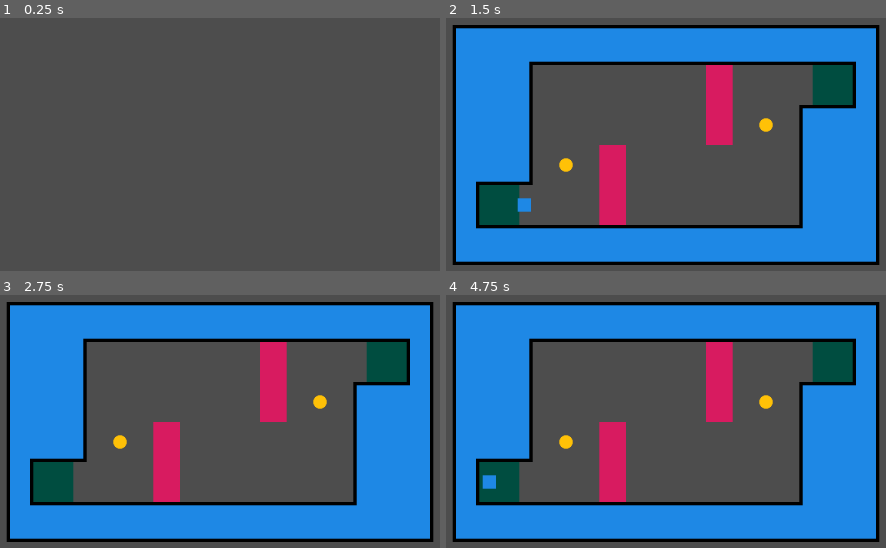
Above: before the commit, frames 1-4 (two rows, left to right).
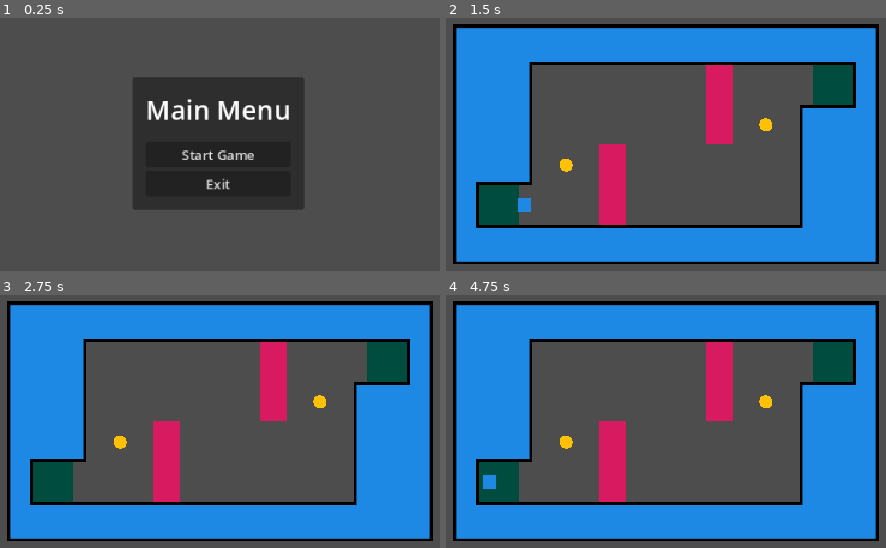
Above: after the commit, the same moments.

Repository: smmmfrd/dodge-and-collect-shapes
Game: Godot game, scene res://index.tscn
The game is run twice, just before and just after one commit, with the same random seed, the same clock (stepped at 60 frames per second) and the same inputs.
Inputs (mouse positions are in pixels of both pictures, inside the frame that each line leads up to):
- Up to frame 1 (0.25 s): no input
- Up to frame 2 (1.5 s): click (666, 154) at 0.5 s, where only the run after the commit has a clickable "Start Game"; tap Enter at 1.25 s; hold Right (ui_right) from 1.28 s (still down)
- Up to frame 3 (2.75 s): tap Space at 2 s; release Right (ui_right) at 2.03 s; hold Down (ui_down) from 2.03 s (still down)
- Up to frame 4 (4.75 s): tap Enter at 2.75 s; release Down (ui_down) at 2.78 s; hold Right (ui_right) 2.78-3.53 s; hold Up (ui_up) 3.53-4.28 s; tap Space at 4.25 s; hold Left (ui_left) from 4.28 s (still down)

The runs differ from the first frame. In frame 1, 20% of the frame differs, in the area x 30-69%, y 23-76%; in frame 2, 3.3%; in frame 3, 3.3%; in frame 4, 3.3%.

Commit message:
Main and Game Over menus. Refactored Entities
Main and game over menus now included, game can be played forever. Also included directory for level entities, got rid of the level script, and decided on a satisfactory UI system for this game.

Diff:
--- a/collect.tscn
+++ b/Entities/collect.tscn
@@ -1,10 +1,9 @@
 [gd_scene load_steps=4 format=3 uid="uid://bgyjfbyenmo6"]
 
 [ext_resource type="PackedScene" uid="uid://beskof5wn247v" path="res://Assets/shape_sprite.tscn" id="1_5gp5l"]
-[ext_resource type="Script" uid="uid://okjvbcfjfcrg" path="res://collect.gd" id="1_d1qwf"]
+[ext_resource type="Script" uid="uid://okjvbcfjfcrg" path="res://Entities/collect.gd" id="1_d1qwf"]
 
 [sub_resource type="CircleShape2D" id="CircleShape2D_5gp5l"]
-radius = 8.0
 
 [node name="Collect" type="Area2D"]
 collision_layer = 8
--- a/finish_zone.tscn
+++ b/Entities/finish_zone.tscn
@@ -1,7 +1,7 @@
 [gd_scene load_steps=4 format=3 uid="uid://bygmdvgn6hvx3"]
 
 [ext_resource type="PackedScene" uid="uid://beskof5wn247v" path="res://Assets/shape_sprite.tscn" id="1_jmh4b"]
-[ext_resource type="Script" uid="uid://bce6aymmxerlm" path="res://finish_zone.gd" id="1_qtehk"]
+[ext_resource type="Script" uid="uid://bce6aymmxerlm" path="res://Entities/finish_zone.gd" id="1_qtehk"]
 
 [sub_resource type="RectangleShape2D" id="RectangleShape2D_jmh4b"]
 size = Vector2(16, 16)
--- a/Levels/level_1.tscn
+++ b/Levels/Level Scenes/level_1.tscn
@@ -1,10 +1,10 @@
 [gd_scene load_steps=7 format=4 uid="uid://o254v1dnafw1"]
 
-[ext_resource type="Script" uid="uid://dc1bmjeu2073o" path="res://level.gd" id="1_rfktq"]
+[ext_resource type="Script" uid="uid://dc1bmjeu2073o" path="res://Levels/level.gd" id="1_rfktq"]
 [ext_resource type="PackedScene" uid="uid://br38htnyqukg2" path="res://walls.tscn" id="3_77x7w"]
 [ext_resource type="PackedScene" uid="uid://oorgdakvlffk" path="res://Damage/damage_area.tscn" id="4_xoyoh"]
-[ext_resource type="PackedScene" uid="uid://bgyjfbyenmo6" path="res://collect.tscn" id="5_f4pg2"]
-[ext_resource type="PackedScene" uid="uid://bygmdvgn6hvx3" path="res://finish_zone.tscn" id="6_62b6n"]
+[ext_resource type="PackedScene" uid="uid://bgyjfbyenmo6" path="res://Entities/collect.tscn" id="5_f4pg2"]
+[ext_resource type="PackedScene" uid="uid://bygmdvgn6hvx3" path="res://Entities/finish_zone.tscn" id="6_62b6n"]
 [ext_resource type="PackedScene" uid="uid://c63t7c156cjrd" path="res://Player/player_spawn.tscn" id="6_rfktq"]
 
 [node name="Level 1" type="Node2D"]
--- a/Levels/level_2.tscn
+++ b/Levels/Level Scenes/level_2.tscn
@@ -1,10 +1,10 @@
 [gd_scene load_steps=7 format=4 uid="uid://doecjw10xo06f"]
 
-[ext_resource type="Script" uid="uid://dc1bmjeu2073o" path="res://level.gd" id="1_bcgyv"]
+[ext_resource type="Script" uid="uid://dc1bmjeu2073o" path="res://Levels/level.gd" id="1_bcgyv"]
 [ext_resource type="PackedScene" uid="uid://c63t7c156cjrd" path="res://Player/player_spawn.tscn" id="2_fbld2"]
 [ext_resource type="PackedScene" uid="uid://br38htnyqukg2" path="res://walls.tscn" id="3_s275v"]
-[ext_resource type="PackedScene" uid="uid://bgyjfbyenmo6" path="res://collect.tscn" id="4_pml6m"]
-[ext_resource type="PackedScene" uid="uid://bygmdvgn6hvx3" path="res://finish_zone.tscn" id="5_vltsr"]
+[ext_resource type="PackedScene" uid="uid://bgyjfbyenmo6" path="res://Entities/collect.tscn" id="4_pml6m"]
+[ext_resource type="PackedScene" uid="uid://bygmdvgn6hvx3" path="res://Entities/finish_zone.tscn" id="5_vltsr"]
 [ext_resource type="PackedScene" uid="uid://bkhfva50dbdew" path="res://Damage/boomerang_damage.tscn" id="6_s275v"]
 
 [node name="Base Level" type="Node2D"]
--- a/level_holder.gd
+++ b/Levels/level_holder.gd
@@ -8,15 +8,13 @@
 	LevelManager.set_level_holder(self)
 
 func next_level() -> bool:
+	# Destroy old level
+	clear_old_level()
+
 	current_level_index += 1
 	if current_level_index >= len(levels):
 		return true
 	print("Loading Level " + str(current_level_index) + ".")
-	# Destroy old level
-	for n in self.get_children():
-		#self.remove_child(n)
-		call_deferred("remove_child", n)
-		n.queue_free()
 
 	# Instantiate next level
 	var temp : Node2D = levels[current_level_index].instantiate()
@@ -28,3 +26,9 @@
 	LevelManager.begin_level()
 
 	return false
+
+func clear_old_level() -> void:
+	for n in self.get_children():
+		#self.remove_child(n)
+		call_deferred("remove_child", n)
+		n.queue_free()
--- a/level_manager.gd
+++ b/Levels/level_manager.gd
@@ -1,4 +1,6 @@
 extends Node
+
+var game_manager : GameManager
 
 var level_holder : LevelHolder
 
@@ -7,12 +9,14 @@
 var coll_count := 0
 var collected_count := 0
 
-func _ready() -> void:
-	get_tree().create_timer(0.5).timeout.connect(start_new_game)
-
+func set_game_manager(manager: GameManager) -> void:
+	game_manager = manager
 
 func start_new_game() -> void:
 	print("Starting new game")
+	# Clear out all old game data!
+	level_holder.current_level_index = -1
+
 	start_next_level()
 
 
@@ -46,6 +50,7 @@
 		return
 
 	print("All levels completed.")
+	game_manager.all_levels_completed()
 
 func begin_level() -> void:
 	await get_tree().create_timer(0.5).timeout
--- a/base_level.tscn
+++ b/base_level.tscn
@@ -1,10 +1,10 @@
 [gd_scene load_steps=6 format=4 uid="uid://cihkbknv77nmd"]
 
-[ext_resource type="Script" uid="uid://dc1bmjeu2073o" path="res://level.gd" id="1_ftfrf"]
+[ext_resource type="Script" uid="uid://dc1bmjeu2073o" path="res://Levels/level.gd" id="1_ftfrf"]
 [ext_resource type="PackedScene" uid="uid://br38htnyqukg2" path="res://walls.tscn" id="2_3o4py"]
-[ext_resource type="PackedScene" uid="uid://bgyjfbyenmo6" path="res://collect.tscn" id="4_3o4py"]
+[ext_resource type="PackedScene" uid="uid://bgyjfbyenmo6" path="res://Entities/collect.tscn" id="4_3o4py"]
 [ext_resource type="PackedScene" uid="uid://c63t7c156cjrd" path="res://Player/player_spawn.tscn" id="6_2elnx"]
-[ext_resource type="PackedScene" uid="uid://bygmdvgn6hvx3" path="res://finish_zone.tscn" id="6_u2wky"]
+[ext_resource type="PackedScene" uid="uid://bygmdvgn6hvx3" path="res://Entities/finish_zone.tscn" id="6_u2wky"]
 
 [node name="Base Level" type="Node2D"]
 script = ExtResource("1_ftfrf")
--- /dev/null
+++ b/game_manager.gd
@@ -0,0 +1,36 @@
+class_name GameManager
+extends Node
+
+# TODO: Game Launched, Paused, Loading
+
+@onready var ui: Control = %UI
+
+@onready var main_menu: PanelContainer = %"Main Menu"
+@onready var game_over: PanelContainer = %"Game Over"
+
+func _ready() -> void:
+	# Introduce ourselves
+	LevelManager.set_game_manager(self)
+	open_menu(main_menu)
+
+func open_menu(menu : Control = null) -> void:
+	for child in ui.get_children():
+		child.visible = false
+
+	if menu == null:
+		return
+	menu.visible = true
+
+func all_levels_completed() -> void:
+	print("okiley dokily")
+	open_menu(game_over)
+
+func _on_start_button_pressed() -> void:
+	print("Begin the game")
+	main_menu.visible = false
+	open_menu()
+	LevelManager.start_new_game()
+
+
+func _on_close_button_pressed() -> void:
+	print("End the game")
--- a/index.tscn
+++ b/index.tscn
@@ -1,10 +1,17 @@
-[gd_scene load_steps=4 format=3 uid="uid://d3urw428w3qyg"]
+[gd_scene load_steps=8 format=3 uid="uid://d3urw428w3qyg"]
 
-[ext_resource type="Script" uid="uid://dlim1mypb23q7" path="res://level_holder.gd" id="1_2gn6w"]
-[ext_resource type="PackedScene" uid="uid://doecjw10xo06f" path="res://Levels/level_2.tscn" id="2_2gn6w"]
-[ext_resource type="PackedScene" uid="uid://o254v1dnafw1" path="res://Levels/level_1.tscn" id="2_mbj17"]
+[ext_resource type="Script" uid="uid://dlim1mypb23q7" path="res://Levels/level_holder.gd" id="1_2gn6w"]
+[ext_resource type="Script" uid="uid://b0u6k84qvfjr6" path="res://game_manager.gd" id="1_ir7so"]
+[ext_resource type="PackedScene" uid="uid://doecjw10xo06f" path="res://Levels/Level Scenes/level_2.tscn" id="2_2gn6w"]
+[ext_resource type="PackedScene" uid="uid://o254v1dnafw1" path="res://Levels/Level Scenes/level_1.tscn" id="2_mbj17"]
+[ext_resource type="Texture2D" uid="uid://dnc5qnbeql5u" path="res://Assets/Kenney/kenney_ui-pack/Vector/Red/button_square_depth_border.svg" id="4_3bfj3"]
+
+[sub_resource type="Theme" id="Theme_fyqef"]
+
+[sub_resource type="Theme" id="Theme_m6e0p"]
 
 [node name="Game Manager" type="Node"]
+script = ExtResource("1_ir7so")
 
 [node name="Main Camera" type="Camera2D" parent="."]
 unique_name_in_owner = true
@@ -12,3 +19,138 @@
 [node name="Level Holder" type="Node2D" parent="."]
 script = ExtResource("1_2gn6w")
 levels = Array[PackedScene]([ExtResource("2_mbj17"), ExtResource("2_2gn6w")])
+
+[node name="CanvasLayer" type="CanvasLayer" parent="."]
+
+[node name="UI" type="Control" parent="CanvasLayer"]
+unique_name_in_owner = true
+layout_mode = 3
+anchors_preset = 15
+anchor_right = 1.0
+anchor_bottom = 1.0
+offset_left = -2.0
+offset_top = -2.0
+offset_right = -2.0
+offset_bottom = -2.0
+grow_horizontal = 2
+grow_vertical = 2
+
+[node name="Main Menu" type="PanelContainer" parent="CanvasLayer/UI"]
+unique_name_in_owner = true
+layout_mode = 1
+anchors_preset = 8
+anchor_left = 0.5
+anchor_top = 0.5
+anchor_right = 0.5
+anchor_bottom = 0.5
+offset_left = -48.0
+offset_top = -45.0
+offset_right = 48.0
+offset_bottom = 45.0
+grow_horizontal = 2
+grow_vertical = 2
+
+[node name="BackGround" type="NinePatchRect" parent="CanvasLayer/UI/Main Menu"]
+texture_filter = 1
+layout_mode = 2
+texture = ExtResource("4_3bfj3")
+region_rect = Rect2(0, 0, 64, 64)
+patch_margin_left = 8
+patch_margin_top = 8
+patch_margin_right = 8
+patch_margin_bottom = 12
+
+[node name="MarginContainer" type="MarginContainer" parent="CanvasLayer/UI/Main Menu"]
+layout_mode = 2
+theme_override_constants/margin_left = 16
+theme_override_constants/margin_top = 16
+theme_override_constants/margin_right = 16
+theme_override_constants/margin_bottom = 16
+
+[node name="VBoxContainer" type="VBoxContainer" parent="CanvasLayer/UI/Main Menu/MarginContainer"]
+layout_mode = 2
+theme_override_constants/separation = 16
+
+[node name="Main Menu Label" type="Label" parent="CanvasLayer/UI/Main Menu/MarginContainer/VBoxContainer"]
+layout_mode = 2
+theme_override_font_sizes/font_size = 32
+text = "Main Menu"
+horizontal_alignment = 1
+vertical_alignment = 1
+
+[node name="Button Container" type="VBoxContainer" parent="CanvasLayer/UI/Main Menu/MarginContainer/VBoxContainer"]
+layout_mode = 2
+theme = SubResource("Theme_fyqef")
+theme_override_constants/separation = 4
+
+[node name="Start Button" type="Button" parent="CanvasLayer/UI/Main Menu/MarginContainer/VBoxContainer/Button Container"]
+layout_mode = 2
+theme = SubResource("Theme_m6e0p")
+text = "Start Game"
+
+[node name="Close Button" type="Button" parent="CanvasLayer/UI/Main Menu/MarginContainer/VBoxContainer/Button Container"]
+layout_mode = 2
+text = "Exit"
+
+[node name="Game Over" type="PanelContainer" parent="CanvasLayer/UI"]
+unique_name_in_owner = true
+visible = false
+layout_mode = 1
+anchors_preset = 8
+anchor_left = 0.5
+anchor_top = 0.5
+anchor_right = 0.5
+anchor_bottom = 0.5
+offset_left = -48.0
+offset_top = -45.0
+offset_right = 48.0
+offset_bottom = 45.0
+grow_horizontal = 2
+grow_vertical = 2
+
+[node name="BackGround" type="NinePatchRect" parent="CanvasLayer/UI/Game Over"]
+texture_filter = 1
+layout_mode = 2
+texture = ExtResource("4_3bfj3")
+region_rect = Rect2(0, 0, 64, 64)
+patch_margin_left = 8
+patch_margin_top = 8
+patch_margin_right = 8
+patch_margin_bottom = 12
+
+[node name="MarginContainer" type="MarginContainer" parent="CanvasLayer/UI/Game Over"]
+layout_mode = 2
+theme_override_constants/margin_left = 16
+theme_override_constants/margin_top = 16
+theme_override_constants/margin_right = 16
+theme_override_constants/margin_bottom = 16
+
+[node name="VBoxContainer" type="VBoxContainer" parent="CanvasLayer/UI/Game Over/MarginContainer"]
+layout_mode = 2
+theme_override_constants/separation = 16
+
+[node name="Main Menu Label" type="Label" parent="CanvasLayer/UI/Game Over/MarginContainer/VBoxContainer"]
+layout_mode = 2
+theme_override_font_sizes/font_size = 32
+text = "Game Over"
+horizontal_alignment = 1
+vertical_alignment = 1
+
+[node name="Button Container" type="VBoxContainer" parent="CanvasLayer/UI/Game Over/MarginContainer/VBoxContainer"]
+layout_mode = 2
+theme = SubResource("Theme_fyqef")
+theme_override_constants/separation = 4
+
+[node name="New Game Button" type="Button" parent="CanvasLayer/UI/Game Over/MarginContainer/VBoxContainer/Button Container"]
+layout_mode = 2
+theme = SubResource("Theme_m6e0p")
+text = "New Game"
+
+[node name="Close Button" type="Button" parent="CanvasLayer/UI/Game Over/MarginContainer/VBoxContainer/Button Container"]
+layout_mode = 2
+text = "Exit"
+
+[connection signal="pressed" from="CanvasLayer/UI/Main Menu/MarginContainer/VBoxContainer/Button Container/Start Button" to="." method="_on_start_button_pressed"]
+[connection signal="pressed" from="CanvasLayer/UI/Main Menu/MarginContainer/VBoxContainer/Button Container/Close Button" to="." method="_on_close_button_pressed"]
+[connection signal="pressed" from="CanvasLayer/UI/Game Over/MarginContainer/VBoxContainer/Button Container/New Game Button" to="." method="_on_start_button_pressed"]
+[connection signal="pressed" from="CanvasLayer/UI/Game Over/MarginContainer/VBoxContainer/Button Container/Close Button" to="." method="_on_close_button_pressed"]
--- a/project.godot
+++ b/project.godot
@@ -16,13 +16,13 @@
 
 [autoload]
 
-LevelManager="*res://level_manager.gd"
+LevelManager="*res://Levels/level_manager.gd"
 
 [display]
 
 window/size/viewport_width=1920
 window/size/viewport_height=1080
-window/stretch/mode="viewport"
+window/stretch/mode="canvas_items"
 window/stretch/scale=2.0
 
 [editor]
Renamed: collect.gd -> Entities/collect.gd
Renamed: collect.gd.uid -> Entities/collect.gd.uid
Renamed: finish_zone.gd -> Entities/finish_zone.gd
Renamed: finish_zone.gd.uid -> Entities/finish_zone.gd.uid
Renamed: level.gd -> Levels/level.gd
Renamed: level.gd.uid -> Levels/level.gd.uid
Renamed: level_holder.gd.uid -> Levels/level_holder.gd.uid
Renamed: level_manager.gd.uid -> Levels/level_manager.gd.uid
Not shown, added: game_manager.gd.uid
